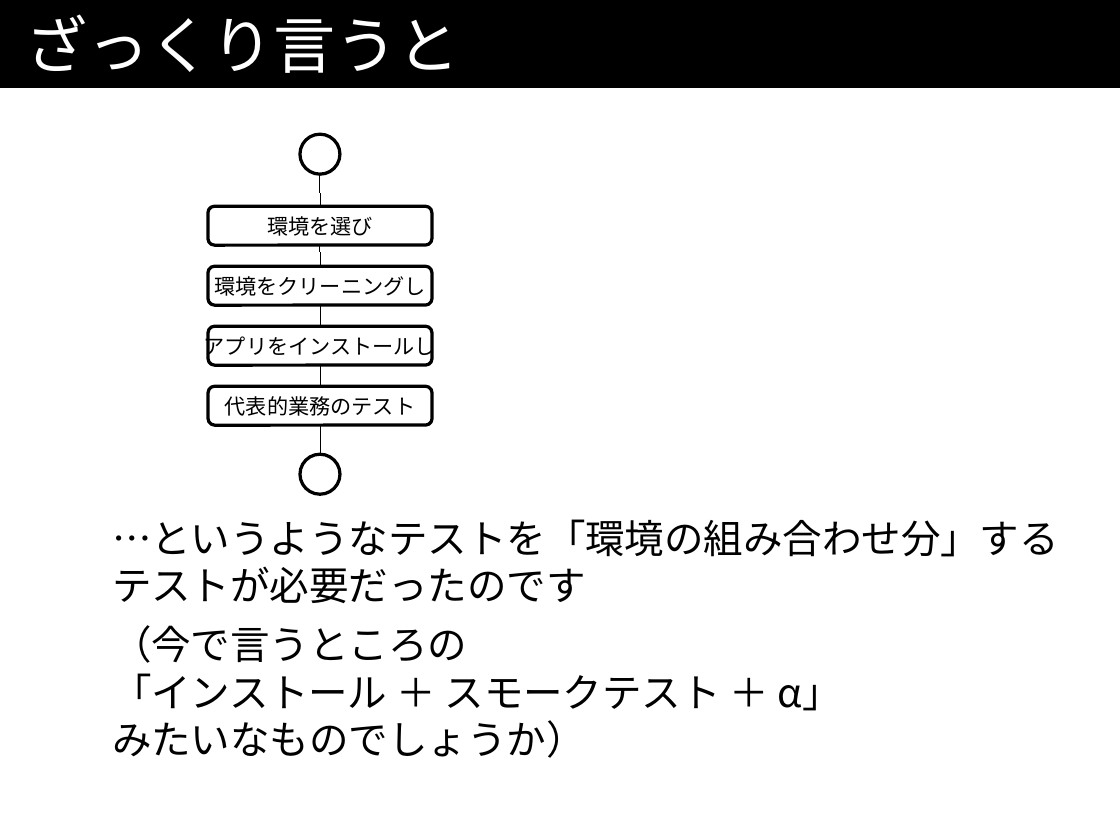
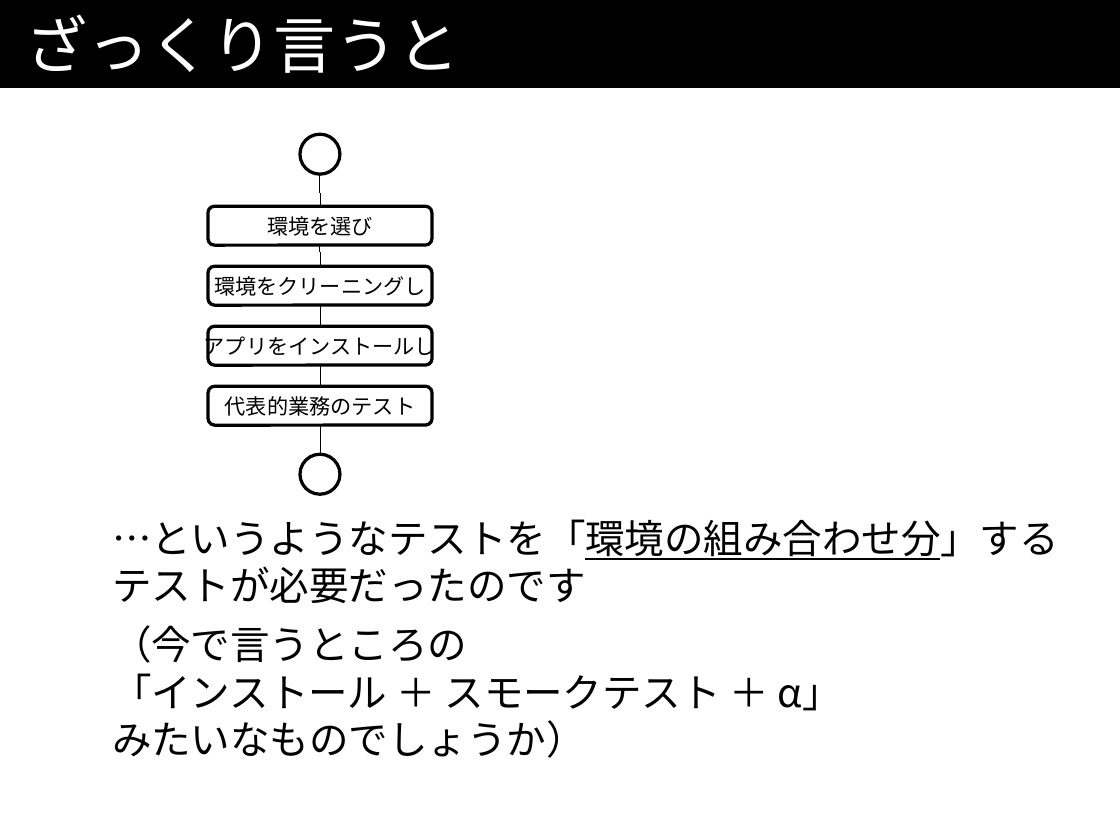
Before and after one commit to kazuhito-m/kazuhito-m.github.io, a slide deck: slide 26 of _drafts/comcamp2016.odp. Drawn at 1120x840 pixels with LibreOffice and Linux fonts; fonts in the diff are those of the drawing. Boxes give left, top, right and bottom in pixels: in the first picture for what was removed or moved away, otherwise in the second. Text is boxed around its words. In the diff, an @@ line names an element or a change of style, - is before the commit and + after.

```diff
--- a/_drafts/comcamp2016.odp
+++ b/_drafts/comcamp2016.odp
@@ text at box(112, 519, 1059, 603): underline on in "…というようなテストを「環境の組み合わせ分」するテストが必要だったのです" @@
```
Also in this commit, not shown: 10 other slides changed.
